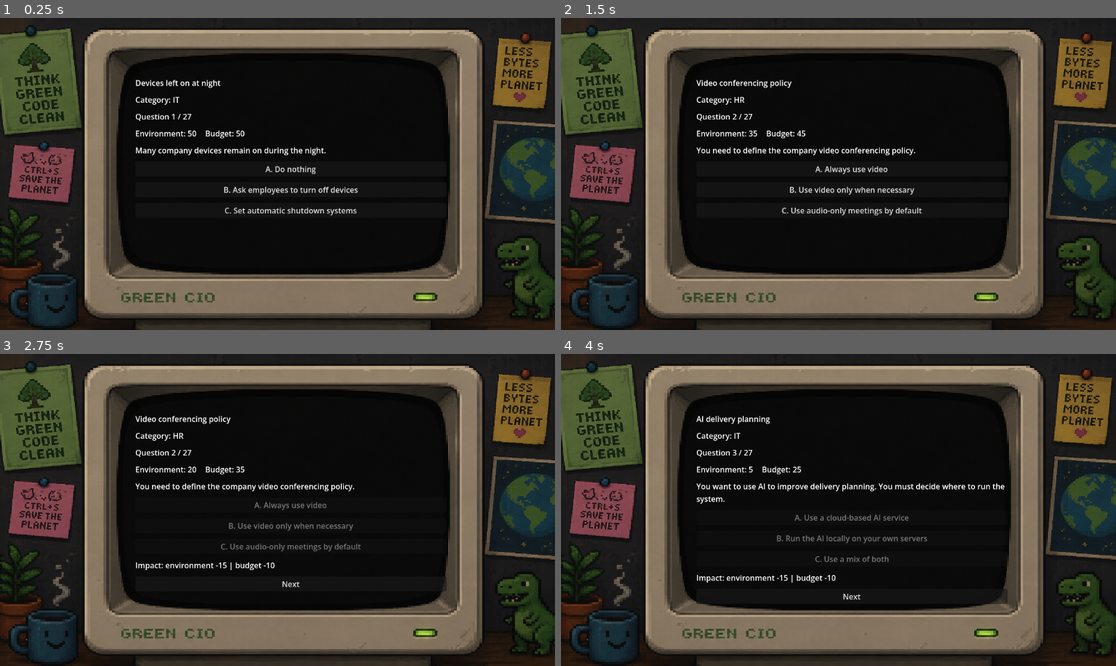
Above: before the commit, frames 1-4 (two rows, left to right).
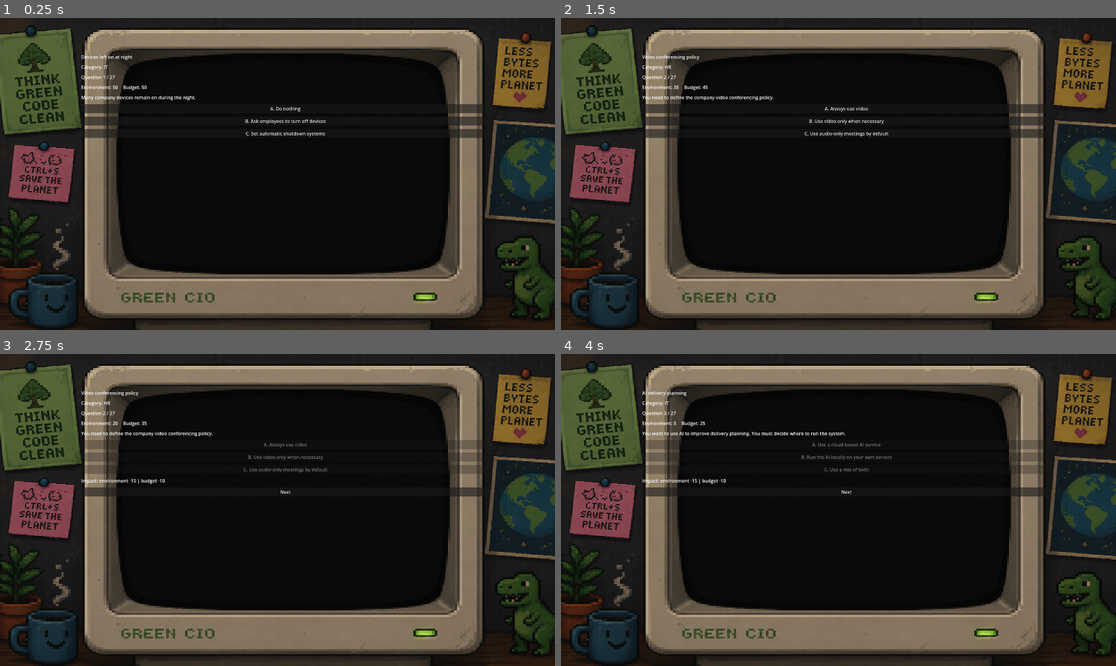
Above: after the commit, the same moments.

Repository: Leopold-Wahlbeck/Green-Cio
Game: Godot game, scene res://scenes/main.tscn
Two runs of this game, one before a commit and one after it. Both use one fixed random seed, a clock stepped at 60 frames per second and the inputs below.
Inputs:
- Up to frame 1 (0.25 s): no input
- Up to frame 2 (1.5 s): click "A. Do nothing" at 0.5 s; click "Next" at 1.25 s
- Up to frame 3 (2.75 s): click "A. Always use video" at 2 s
- Up to frame 4 (4 s): click "Next" at 2.75 s; click "A. Use a cloud-based AI servi…" at 3.5 s

The runs differ from the first frame. In frame 1, 3.3% of the frame differs, in the area x 2-97%, y 3-89%; in frame 2, 3.4%; in frame 3, 3.6%; in frame 4, 3.9%.

Commit message:
Add intro assets and IntroScene; set window size
Add pixel font and several background/chat images plus their Godot .import metadata, create scenes/IntroScene.tscn for the game's intro, and update project.godot to set the viewport to 1920x1080. IntroScene contains a background TextureRect, a Dialogue Panel with a centered uppercase Label using the imported font, a hidden Next button, and a speech bubble TextureRect with an inner Label. .import files capture texture/font import settings (compression, mipmaps, font params).

Diff:
--- a/project.godot
+++ b/project.godot
@@ -19,6 +19,11 @@
 
 GameState="*res://scripts/GameState.gd"
 
+[display]
+
+window/size/viewport_width=1920
+window/size/viewport_height=1080
+
 [dotnet]
 
 project/assembly_name="Green Cio"
--- /dev/null
+++ b/scenes/IntroScene.tscn
@@ -0,0 +1,63 @@
+[gd_scene format=3 uid="uid://b05txtfqtv7d0"]
+
+[ext_resource type="Texture2D" uid="uid://cjy2527isxebq" path="res://assets/images/introscenebackground.png" id="1_g6t57"]
+[ext_resource type="FontFile" uid="uid://c042li8xx2r6" path="res://assets/fonts/Minecraft.ttf" id="2_3uwhn"]
+[ext_resource type="Texture2D" uid="uid://5jt2icbd1mnt" path="res://assets/images/chatbouble.png" id="3_6tor5"]
+
+[sub_resource type="LabelSettings" id="LabelSettings_nx802"]
+font = ExtResource("2_3uwhn")
+font_size = 40
+
+[node name="IntroScene" type="Node2D" unique_id=3720741]
+
+[node name="CharacterImage" type="TextureRect" parent="." unique_id=571855047]
+offset_right = 1920.0
+offset_bottom = 1080.0
+texture = ExtResource("1_g6t57")
+expand_mode = 1
+stretch_mode = 4
+
+[node name="DialogueBox" type="Panel" parent="." unique_id=1263295055]
+offset_left = 50.0
+offset_top = 880.0
+offset_right = 1870.0
+offset_bottom = 1080.0
+
+[node name="DiaText" type="Label" parent="DialogueBox" unique_id=1075931358]
+layout_mode = 1
+anchors_preset = 15
+anchor_right = 1.0
+anchor_bottom = 1.0
+grow_horizontal = 2
+grow_vertical = 2
+label_settings = SubResource("LabelSettings_nx802")
+horizontal_alignment = 1
+vertical_alignment = 1
+autowrap_mode = 2
+uppercase = true
+
+[node name="NextButton" type="Button" parent="." unique_id=211369252]
+visible = false
+offset_left = -2.0
+offset_top = 24.0
+offset_right = 43.0
+offset_bottom = 55.0
+text = "Next"
+
+[node name="SpeechBouble" type="TextureRect" parent="." unique_id=1093009902]
+visible = false
+offset_left = 9.0
+offset_top = 9.0
+offset_right = 31.5
+offset_bottom = 24.0
+texture = ExtResource("3_6tor5")
+expand_mode = 1
+
+[node name="DialogueText" type="Label" parent="SpeechBouble" unique_id=2105252893]
+layout_mode = 0
+offset_left = -9.0
+offset_top = -9.0
+offset_right = 31.0
+offset_bottom = 14.0
+text = "eteadaa"
+autowrap_mode = 2
Binary file added: assets/fonts/Minecraft.ttf
Not shown, added: assets/fonts/Minecraft.ttf.import
Not shown, added: assets/images/blank-computer.png.import
Binary file added: assets/images/chatbouble.png
Not shown, added: assets/images/chatbouble.png.import
Binary file added: assets/images/introscenebackground.png
Not shown, added: assets/images/introscenebackground.png.import
Not shown, added: assets/images/main_background.png.import
